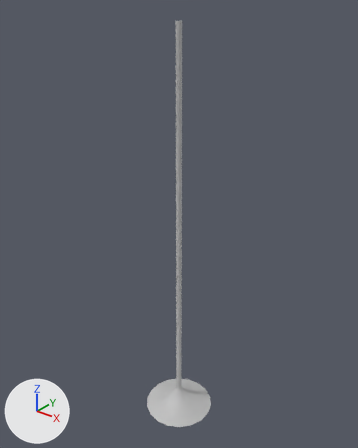
Before and after pictures for a commit that changed the Blender file source/Assets/models/World2 Stuff/Wormhole/Wormhole_MO.blend.
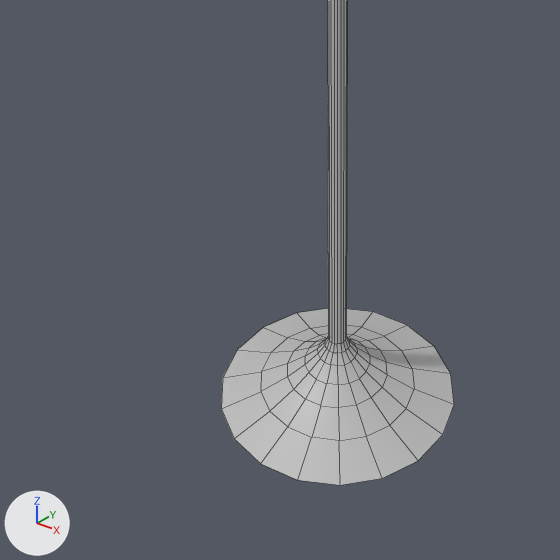
There are two pictures of each version: one whole from a 50 mm lens placed at (4.06, -5.07, 6.6), pointed at (-0.09, 0.11, 3.39), one close up on the part from 24% to 67% of the width and 66% to 100% of the height. The axes (+X, +Y, +Z) are drawn at lower left. The lights are the same throughout. The close-ups show mesh edges as thin lines.
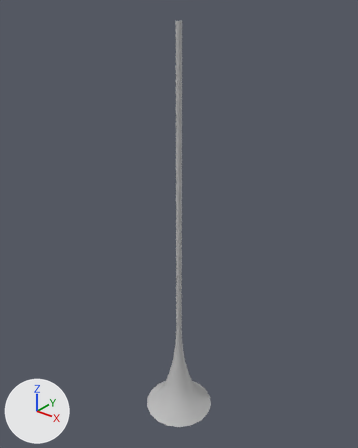
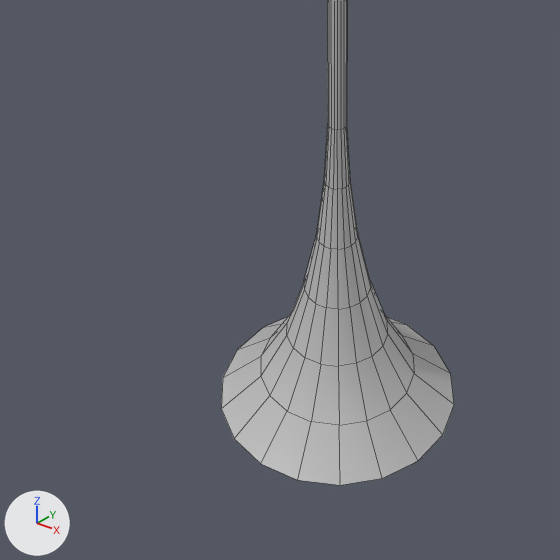
What differs and where, as boxes [x1, y1, x2, y2] in the close-ups (560 x 560 px; the box of a moved part takes in the faces that stretch with it):
part 1 of me_circle_001, moved or reshaped: before [221, 309, 454, 485]; after [221, 317, 454, 485]
part 2 of me_circle_001, moved or reshaped: before [261, 326, 414, 441]; after [261, 314, 414, 425]
part 3 of me_circle_001, moved or reshaped: before [288, 334, 387, 408]; after [287, 281, 388, 366]
part 4 of me_circle_001, moved or reshaped: before [305, 337, 370, 385]; after [304, 234, 371, 309]
part 5 of me_circle_001, moved or reshaped: before [318, 338, 357, 366]; after [317, 181, 358, 249]
part 6 of me_circle_001, moved or reshaped: before [325, 0, 350, 353]; after [324, 0, 350, 189]

Edits to the bpy script that builds the scene:
```text
Change me_circle_001:
    where me_circle_001.from_pydata(...)  # 144 vertices, 126 faces; spans x -2.5..2.5, y -2.5..2.5, z -0.4..27.2
    used by ob_circle_001; location = (0.0, 0.0, 0.089); scale = (0.225, 0.225, 0.225)
    me_circle_001 part 1: all 18 vertices in x -1.6..1.6, y -1.7..1.7, z -0.1 are moved by (0.0, 0.0, 0.4)
    me_circle_001 part 2: all 18 vertices in x -1.1..1.1, y -1.1..1.1, z 0.2 are moved by (0.0, 0.0, 1.2)
    me_circle_001 part 3: all 18 vertices in x -0.7..0.7, y -0.7..0.7, z 0.5 are moved by (0.0, 0.0, 2.1)
    me_circle_001 part 4: all 18 vertices in x -0.4..0.4, y -0.4..0.4, z 0.8 are moved by (0.0, 0.0, 3.1)
    me_circle_001 part 5: all 18 vertices in x -0.3..0.3, y -0.3..0.3, z 1.0 are moved by (0.0, 0.0, 4.3)
    me_circle_001 part 6: all 18 vertices in x -0.2..0.2, y -0.2..0.2, z 1.1 are moved by (0.0, 0.0, 5.6)
```
